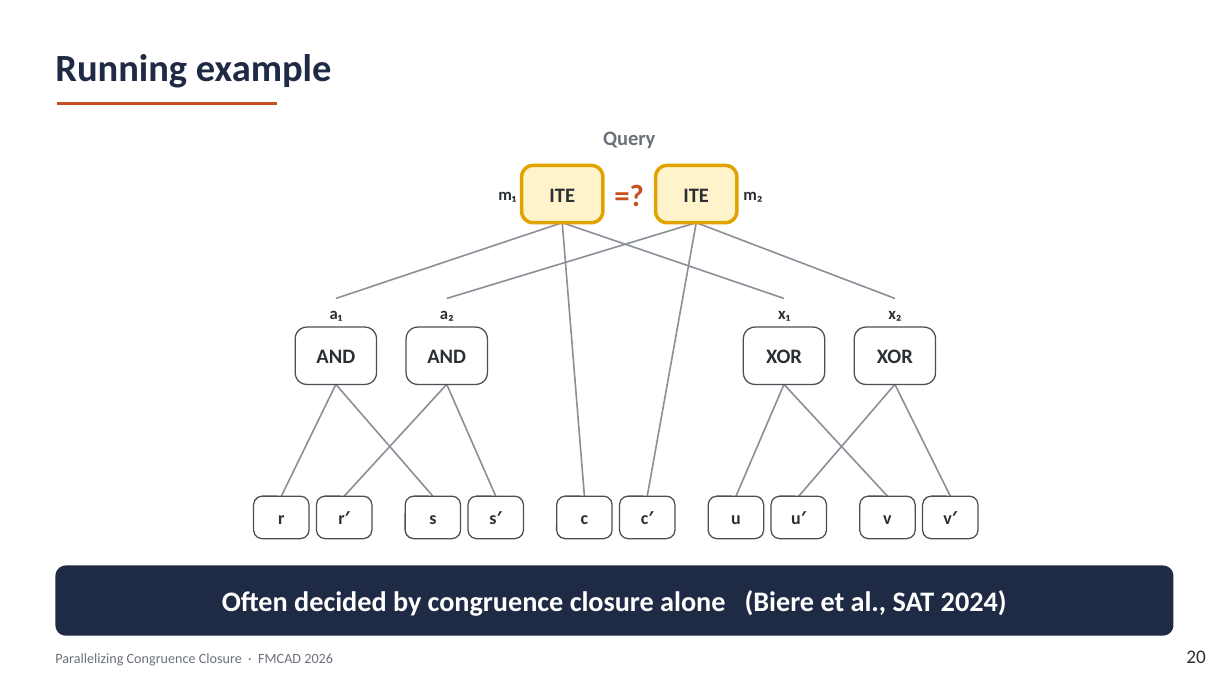
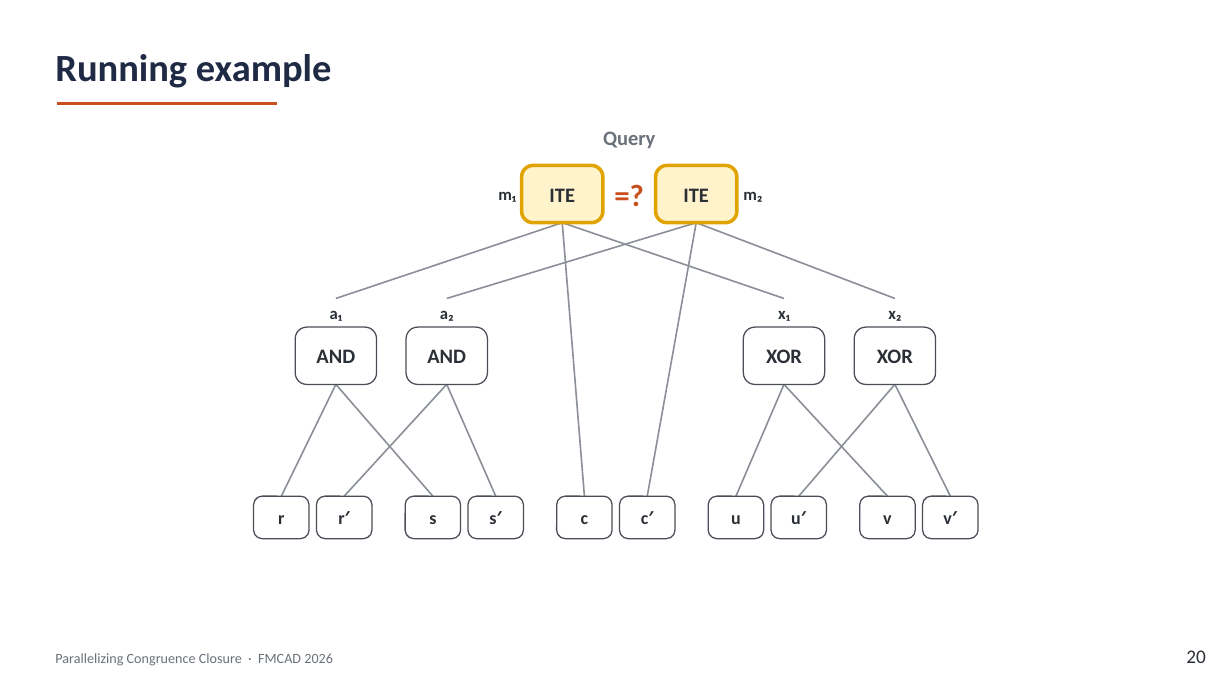
Before and after one commit to amarshah1/parallelcc-paper, a slide deck: slide 20 of slides/parallelcc-part1.pptx. Drawn at 1232x693 pixels with LibreOffice and Linux fonts; fonts in the diff are those of the drawing. Boxes give left, top, right and bottom in pixels: in the first picture for what was removed or moved away, otherwise in the second. Text is boxed around its words. In the diff, an @@ line names an element or a change of style, - is before the commit and + after.

```diff
--- a/slides/parallelcc-part1.pptx
+++ b/slides/parallelcc-part1.pptx
@@ rounded rectangle removed at (55,566,1174,636) @@
-Often decided by congruence closure alone (Biere et al., SAT 2024)
```
Also in this commit, not shown: 10 other slides changed, 1 slide added, 1 other file.
